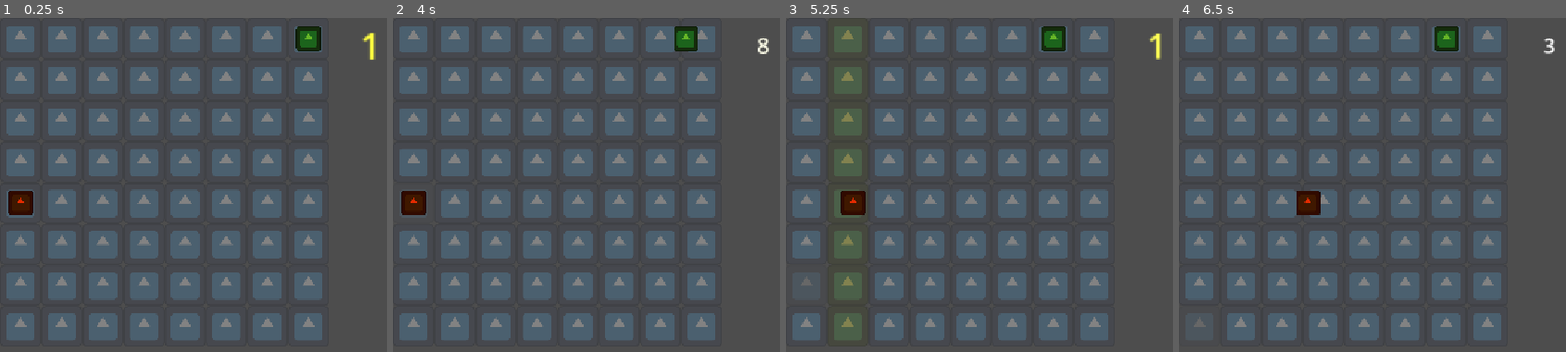
Above: before the commit, frames 1-4 (left to right).
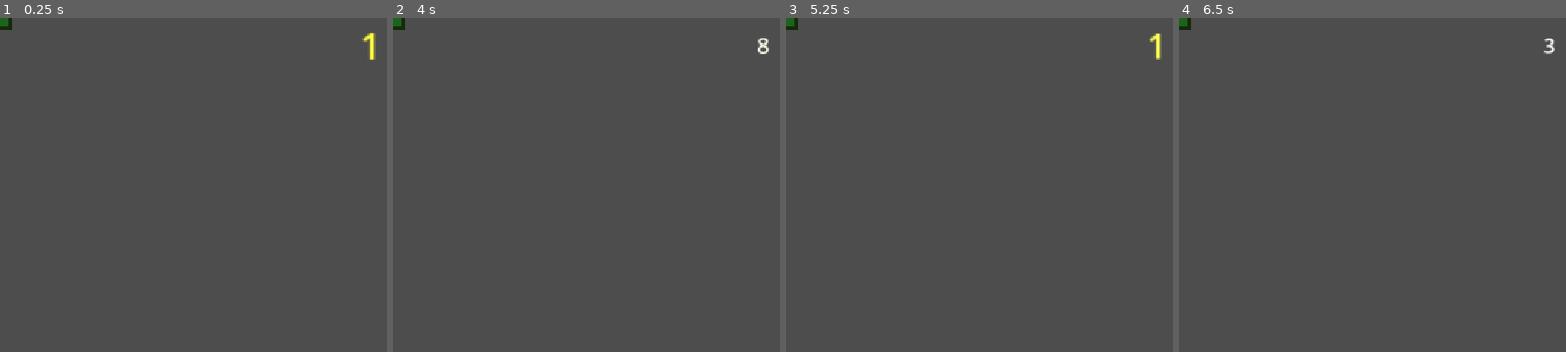
Above: after the commit, the same moments.

Repository: pgpais/gmtk-2026
Game: Godot game, scene res://main.tscn
Same seed, same stepped clock (60 frames per second), same inputs: the game is played once before the commit and once after it. The engine's default icon, where the game draws it, is replaced by a stand-in: a white triangle on a blue panel in a dark square.
Inputs (mouse positions are in pixels of both pictures, inside the frame that each line leads up to):
- Up to frame 1 (0.25 s): no input
- Up to frame 2 (4 s): tap Enter at 0.5, 2, 3.5 s; move the mouse to (412, 38) at 0.52 s; tap Space (move_ticker) at 0.6, 1.25, 1.35, 2.1, 2.75, 2.85, 3.6 s; move the mouse to (412, 78) at 1.27 s; move the mouse to (412, 121) at 2.02 s; move the mouse to (412, 161) at 2.77 s; move the mouse to (412, 201) at 3.52 s
- Up to frame 3 (5.25 s): move the mouse to (805, 245) at 4.27 s; tap Space (move_ticker) at 4.35, 5.1 s; move the mouse to (805, 285) at 5.02 s
- Up to frame 4 (6.5 s): move the mouse to (1198, 325) at 5.77 s; tap Space (move_ticker) at 5.85 s

The runs differ from the first frame. In frame 1, 37% of the frame differs, in the area x 0-84%, y 0-97%; in frame 2, 37%; in frame 3, 33%; in frame 4, 37%.
Error after the commit: Parse Error: Could not parse global class "Entity" from "res://entities/entity.gd". (res://map/tile.gd:15)

Commit message:
fixed missing vertical movement

Diff:
--- a/entities/entity.gd
+++ b/entities/entity.gd
@@ -77,6 +77,11 @@
 		return
 
 	var target_tile = grid_map.get_tile(new_layer_index, current_tile.tile_index)
+	if (new_tile_index < 0 or new_tile_index >= len(grid_map.columns[new_layer_index].tiles)): # if it's already on the top/bottom edge
+		collide(new_layer_index, new_tile_index) # animation colliding but stays in the same tile
+		return
+
+	var target_tile = grid_map.get_tile(new_layer_index, new_tile_index)
 
 	if not target_tile.entity == null: # tile is occupied
 		collide(new_layer_index, new_tile_index) # animation colliding but stays in the same tile
